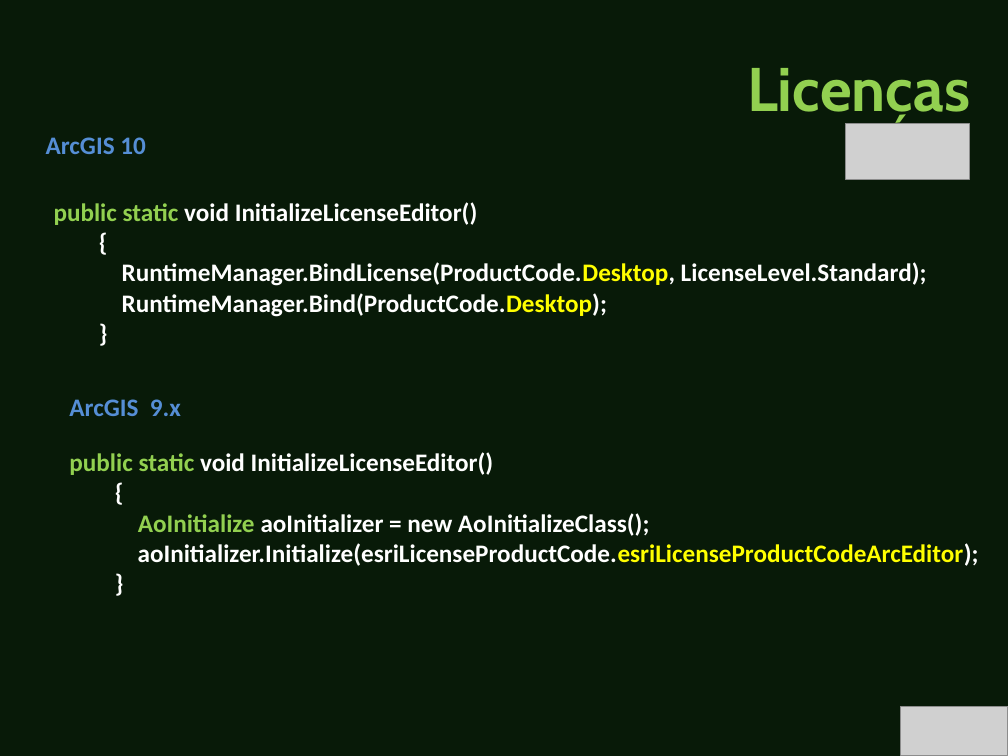
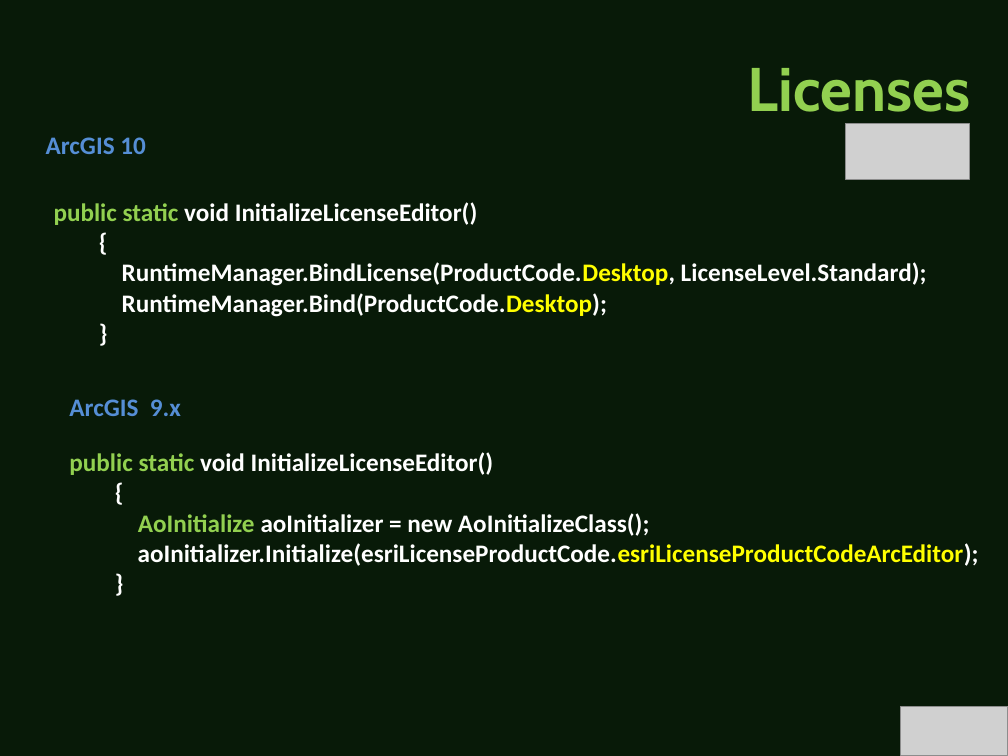
Before and after one commit to ezequias/Esri, a slide deck: slide 10 of EsriIntegratedTests/DOCs/Testes Integrados Automatizados.pptx. Drawn at 1008x756 pixels with LibreOffice and Linux fonts; fonts in the diff are those of the drawing; grey boxes stand for pictures. Boxes give left, top, right and bottom in pixels: in the first picture for what was removed or moved away, otherwise in the second. Text is boxed around its words. In the diff, an @@ line names an element or a change of style, - is before the commit and + after.

```diff
--- a/EsriIntegratedTests/DOCs/Testes Integrados Automatizados.pptx
+++ b/EsriIntegratedTests/DOCs/Testes Integrados Automatizados.pptx
@@ text at (748, 68, 971, 125): text changed @@
-Licenças
+Licenses
```
Also in this commit, not shown: 10 other slides changed, 2 slides added, 2 slides removed, 2 other files.
